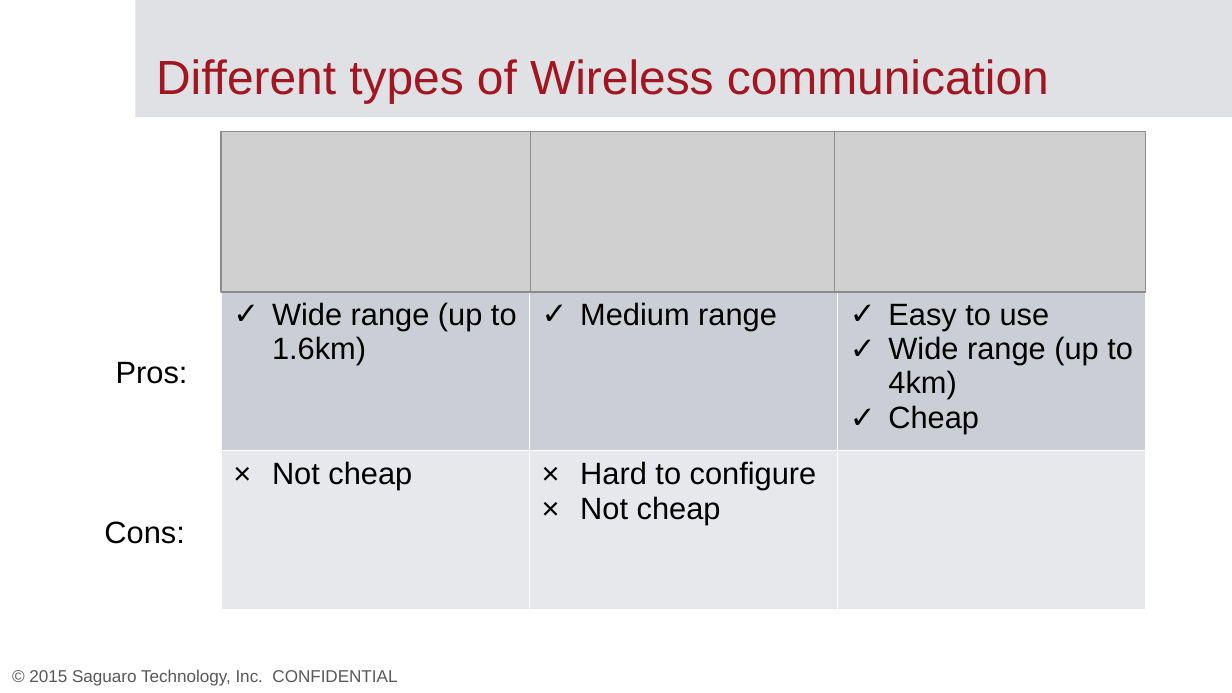
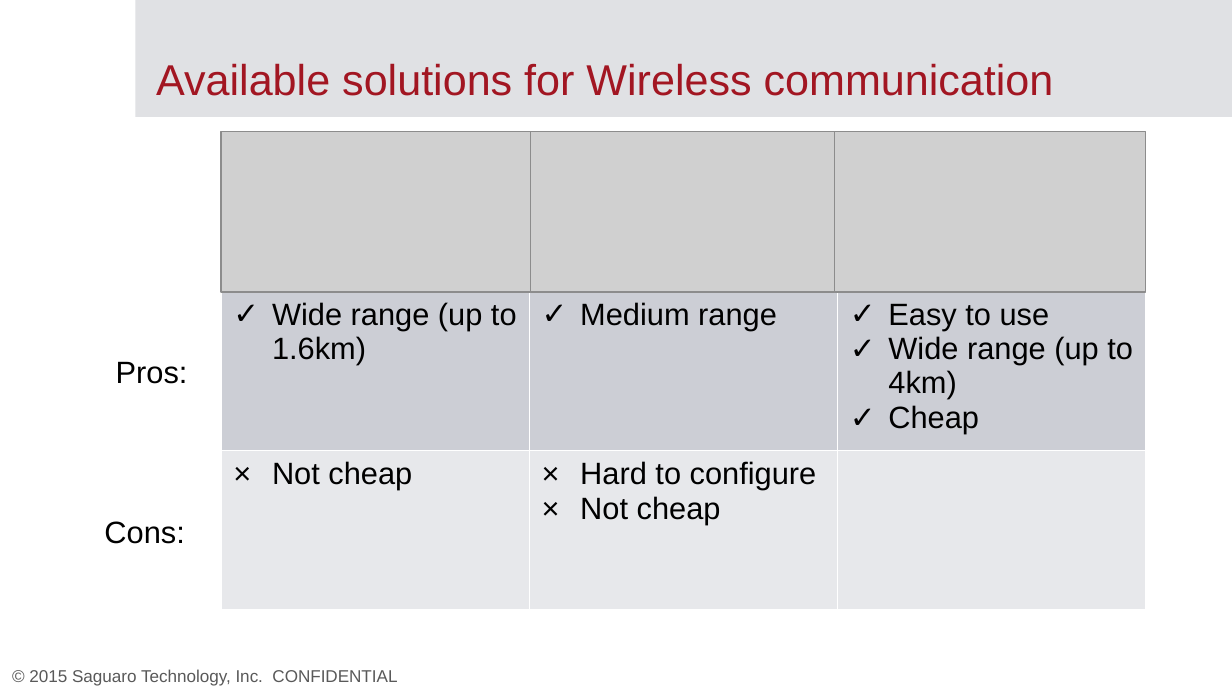
Before and after one commit to mememihnea/LicentaCod, a slide deck: slide 6 of Documentatie/Template.pptx. Drawn at 1232x693 pixels with LibreOffice and Linux fonts; fonts in the diff are those of the drawing; grey boxes stand for pictures; background and template pictures are left out. Boxes give left, top, right and bottom in pixels: in the first picture for what was removed or moved away, otherwise in the second. Text is boxed around its words. In the diff, an @@ line names an element or a change of style, - is before the commit and + after.

```diff
--- a/Documentatie/Template.pptx
+++ b/Documentatie/Template.pptx
@@ title at (156,63,1054,96): text changed; size 28 to 25.2 pt @@
-Different types of Wireless communication
+Available solutions for Wireless communication
```
Also in this commit, not shown: 5 other slides changed, 1 slide removed.
